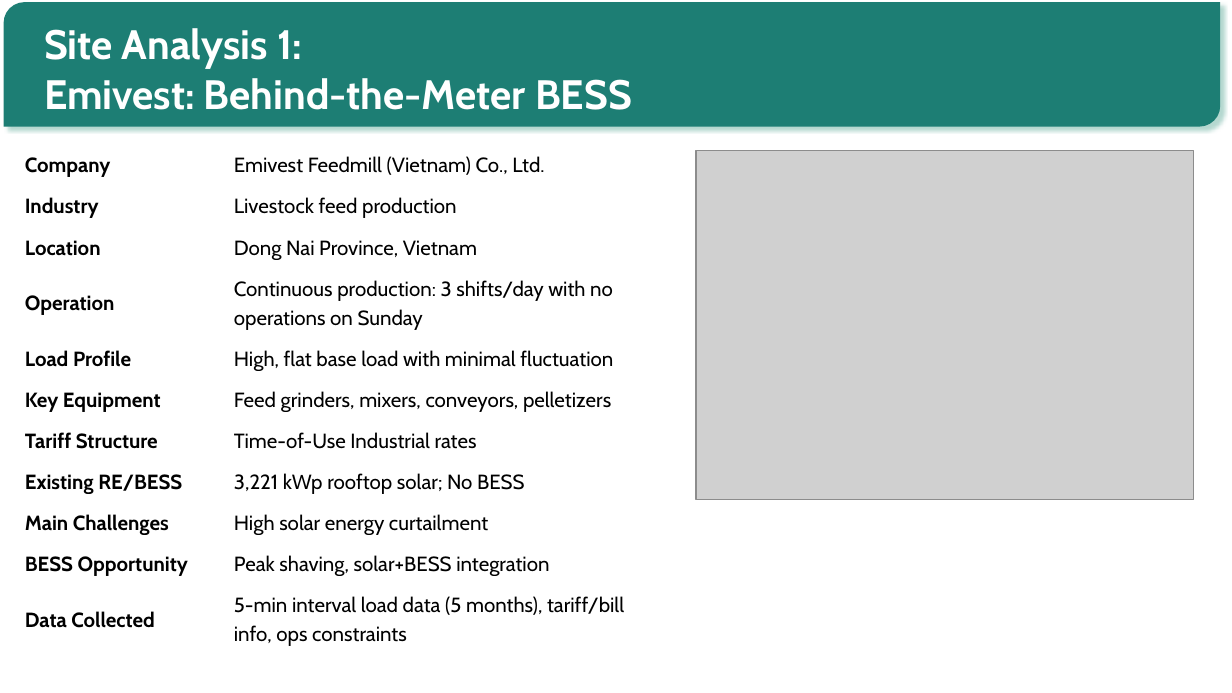
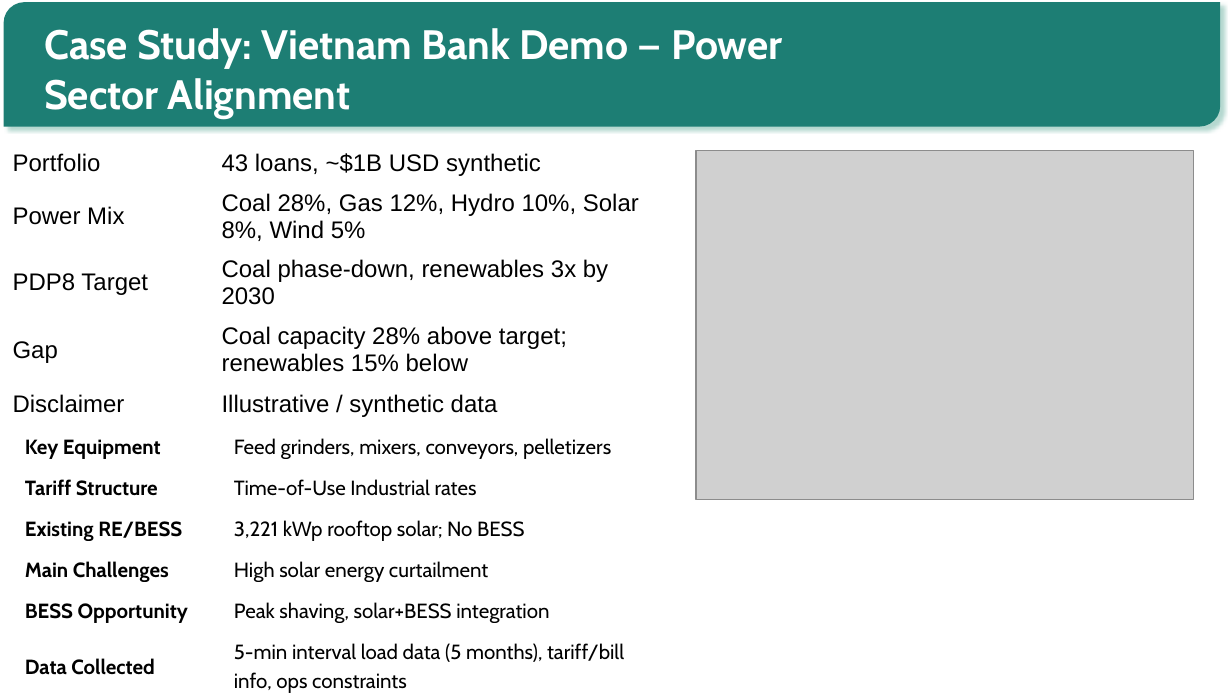
Before and after one commit to tah-allotrope/pacta-trisk, a slide deck: slide 9 of present/bank_prospect_deck.pptx. Drawn at 1232x693 pixels with LibreOffice and Linux fonts; fonts in the diff are those of the drawing; grey boxes stand for pictures; background and template pictures are left out. Boxes give left, top, right and bottom in pixels: in the first picture for what was removed or moved away, otherwise in the second. Text is boxed around its words. In the diff, an @@ line names an element or a change of style, - is before the commit and + after.

Commit message:
PHASE-03: build_deck.py script, 15-slide prospect deck, render QA PNGs, phase report

```diff
--- a/present/bank_prospect_deck.pptx
+++ b/present/bank_prospect_deck.pptx
@@ title at box(44, 28, 783, 118): text changed @@
-Site Analysis 1:
-Emivest: Behind-the-Meter BESS
+Case Study: Vietnam Bank Demo — Power Sector Alignment
@@ table at box(12, 137, 658, 693) @@
-row 1, column 1: Company
+row 1, column 1: Portfolio
-row 1, column 2: Emivest Feedmill (Vietnam) Co., Ltd.
+row 1, column 2: 43 loans, ~$1B USD synthetic
-row 2, column 1: Industry
+row 2, column 1: Power Mix
-row 2, column 2: Livestock feed production
+row 2, column 2: Coal 28%, Gas 12%, Hydro 10%, Solar 8%, Wind 5%
-row 3, column 1: Location
+row 3, column 1: PDP8 Target
-row 3, column 2: Dong Nai Province, Vietnam
+row 3, column 2: Coal phase-down, renewables 3x by 2030
-row 4, column 1: Operation
+row 4, column 1: Gap
-row 4, column 2: Continuous production: 3 shifts/day with no operations on Sunday
+row 4, column 2: Coal capacity 28% above target; renewables 15% below
-row 5, column 1: Load Profile
+row 5, column 1: Disclaimer
-row 5, column 2: High, flat base load with minimal fluctuation
+row 5, column 2: Illustrative / synthetic data
```
Also in this commit, not shown: 9 other slides changed, 5 slides added, 15 slides removed, 27 other files.
